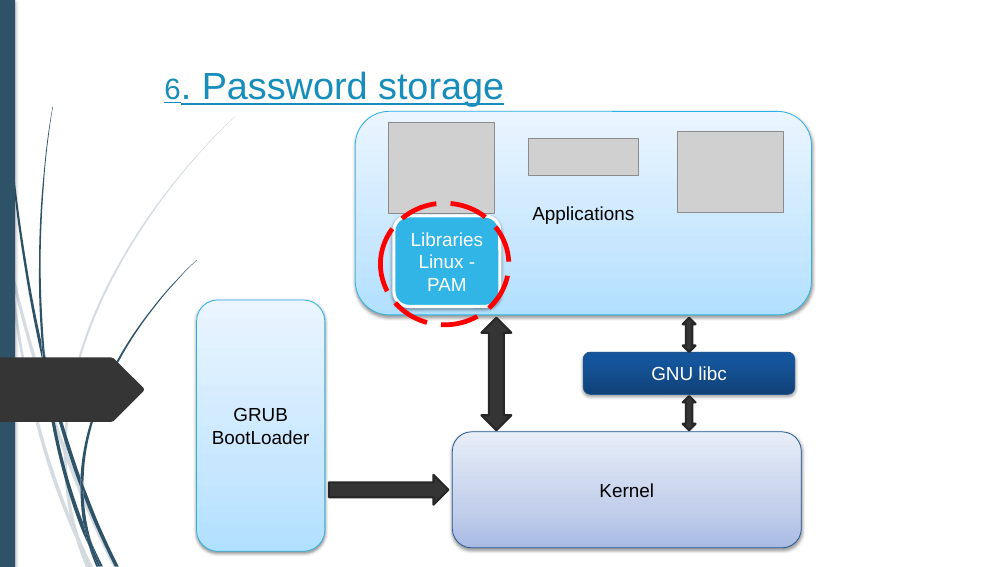
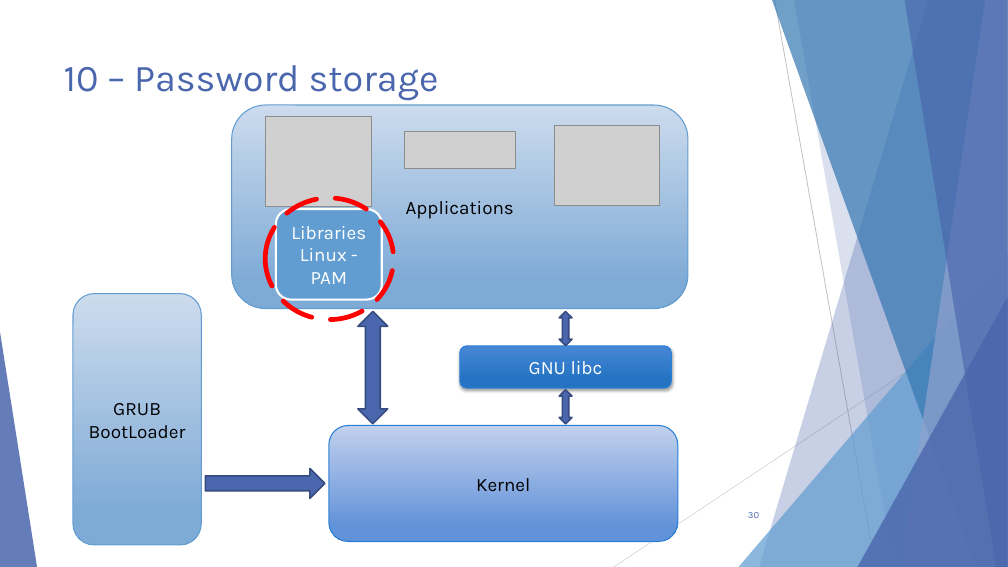
Before and after one commit to alexandreAubois/Secu_linux, a slide deck: slide 30 of Projet-Linux.pptx (slide 16 before the commit). Drawn at 1008x567 pixels with LibreOffice and Linux fonts; fonts in the diff are those of the drawing; grey boxes stand for pictures; background and template pictures are left out. Boxes give left, top, right and bottom in pixels: in the first picture for what was removed or moved away, otherwise in the second. Text is boxed around its words. In the diff, an @@ line names an element or a change of style, - is before the commit and + after.

```diff
--- a/Projet-Linux.pptx
+++ b/Projet-Linux.pptx
@@ rectangle removed at [0, 0, 15, 567] @@
@@ title added at [64, 65, 439, 101], 36 pt, text #4A66AC @@
+10 – Password storage
@@ text removed at [164, 71, 504, 106] @@
-6. Password storage
@@ rounded rectangle "Applications" at [231, 105, 687, 309]: font Arial to Karla; fill gradient #B2E0FF to #C9E8FF to #EAF6FF to gradient #CDDCED to #7FAAD6; outline #2BB2E5 0.75 pt to #629DD1 1 pt; shadow off @@
@@ ellipse: place and size @@
-ellipse at [380, 203, 509, 325]
+ellipse at [265, 198, 394, 320]
@@ rounded rectangle "Libraries": place and size @@
-rounded rectangle "Libraries" at [394, 216, 500, 307]
+rounded rectangle "Libraries" at [276, 209, 382, 300]
@@ rounded rectangle "Libraries" at [276, 209, 382, 300]: font Arial to Karla; fill #31B4E6 to #629DD1; outline #FFFFFF 3 pt to #FFFFFF 2 pt; shadow off @@
@@ rounded rectangle "GRUB" at [73, 293, 202, 545]: font Arial to Karla; fill gradient #B2E0FF to #C9E8FF to #EAF6FF to gradient #CDDCED to #7FAAD6; outline #2BB2E5 0.75 pt to #629DD1 1 pt; shadow off @@
@@ freeform shape removed at [0, 358, 144, 422] @@
@@ group added at [0, 0, 1008, 567]: 5 freeform shapes, 3 triangles, 2 lines @@
@@ rounded rectangle "GNU libc" at [460, 346, 671, 389]: font Arial to Karla; fill gradient #104278 to #15569C to #13569F to gradient #4887D7 to #2674C3; outline #235790 0.75 pt to #297FD5 1 pt; shadow changed @@
@@ 4 rounded rectangles, 3 pictures, 3 up down arrows, 1 right arrow: place and size @@
-4 rounded rectangles, 3 pictures, 3 up down arrows, 1 right arrow at [197, 111, 811, 552]
+4 rounded rectangles, 3 pictures, 3 up down arrows, 1 right arrow at [73, 105, 687, 545]
@@ fill #353535 to #4A66AC; outline #272727 2 pt to #374B7F 1.5 pt in 4 elements at [560, 312, 572, 346], [206, 469, 325, 499], [358, 312, 388, 424], [560, 389, 572, 423] @@
@@ rounded rectangle "Kernel" at [329, 426, 678, 541]: font Arial to Karla; fill gradient #AABCE5 to #C4D0EC to #E8EDF8 to gradient #C2D1EE to #6393DA; outline #235790 0.75 pt to #297FD5 1 pt; shadow off @@
@@ group removed at [0, 116, 236, 567]: 10 freeform shapes @@
@@ group removed at [2, 0, 197, 567]: 12 freeform shapes @@
@@ page number added at [748, 512, 759, 518], 9 pt, text #4A66AC @@
+30
```
Also in this commit, not shown: 27 other slides changed, 13 slides added, 5 slides removed.
